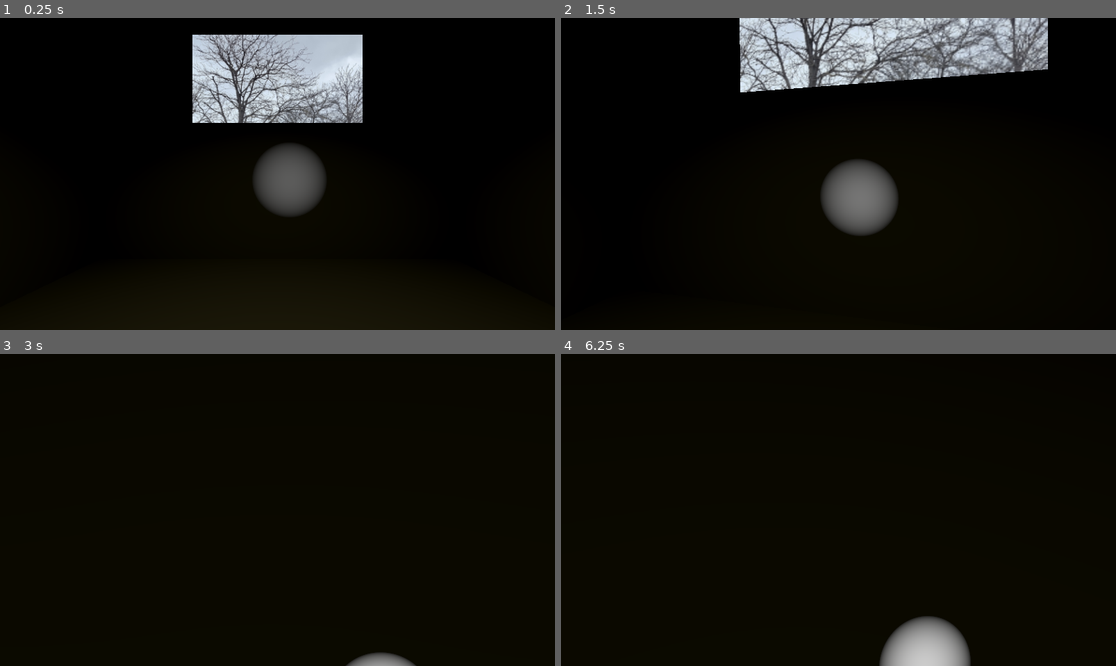
Above: before the commit, frames 1-4 (two rows, left to right).
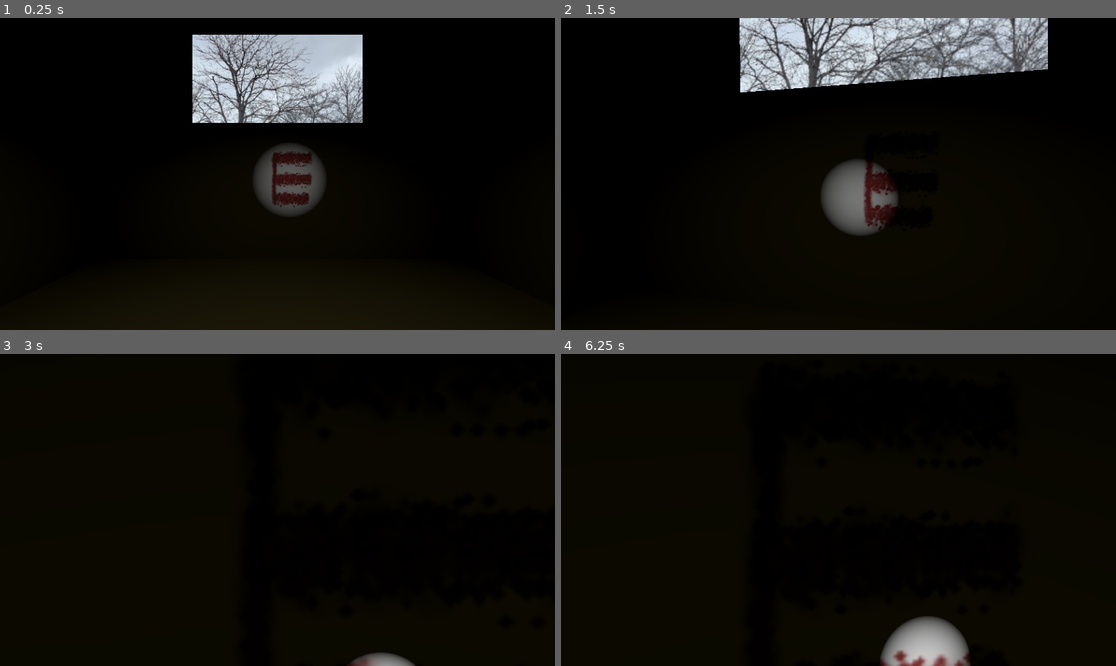
Above: after the commit, the same moments.

Repository: Nawreua/pizza-doggy-jam-4
Game: Godot game, scene res://levels/room213/room213.tscn
The game is run twice, just before and just after one commit, with the same random seed, the same clock (stepped at 60 frames per second) and the same inputs. Video files are missing from this copy of the repository; at most half a second of black plays in their place. Sound files missing from this copy of the repository are replaced by a short silence.
Inputs (mouse positions are in pixels of both pictures, inside the frame that each line leads up to):
- Up to frame 1 (0.25 s): no input
- Up to frame 2 (1.5 s): tap Enter at 0.5 s; move the mouse to (866, 174) at 0.52 s; hold E (action_light) 0.53-1.28 s; hold W (move_forward) from 0.53 s (still down); move the mouse to (810, 174) at 1.27 s; tap E (action_light) at 1.35 s
- Up to frame 3 (3 s): keep holding W (move_forward); move the mouse to (288, 503) at 2.02 s; hold E (action_light) 2.03-2.78 s; tap Space at 2.75 s; move the mouse to (271, 516) at 2.77 s; tap E (action_light) at 2.85 s
- Up to frame 4 (6.25 s): tap Enter at 3.5, 5 s; move the mouse to (877, 513) at 3.52 s; hold E (action_light) 3.53-4.28 s; tap Space at 4.25, 5.75 s; move the mouse to (794, 506) at 4.27 s; tap E (action_light) at 4.35, 5.85 s; move the mouse to (844, 510) at 5.02 s; hold E (action_light) 5.03-5.78 s; move the mouse to (816, 503) at 5.77 s; release W (move_forward) at 5.78 s; hold D (turn_right) from 5.78 s (still down)

The runs differ from the first frame. In frame 1, 0.8% of the frame differs, in the area x 48-57%, y 42-61%; in frame 2, 0.8%; in frame 3, less than 0.1%; in frame 4, 0.4%.

Commit message:
levels: add ingame tutorial for torchlight

Diff:
--- a/levels/room213/room213.tscn
+++ b/levels/room213/room213.tscn
@@ -8,6 +8,7 @@
 [ext_resource type="Script" uid="uid://ckiinf2oss6nx" path="res://scripts/level_transition.gd" id="4_4nxun"]
 [ext_resource type="VideoStream" uid="uid://cjc0if3ipn2il" path="res://assets/videos/door_opening_low_res.ogv" id="4_iyrh7"]
 [ext_resource type="AudioStream" uid="uid://b2rlqq73x5kio" path="res://assets/sounds/door.wav" id="8_lq7wg"]
+[ext_resource type="Texture2D" uid="uid://csftj1fvkoodd" path="res://assets/textures/e.png" id="9_nhtdp"]
 
 [sub_resource type="PlaneMesh" id="PlaneMesh_s7i53"]
 material = ExtResource("2_27s84")
@@ -153,5 +154,10 @@
 stream = ExtResource("8_lq7wg")
 volume_db = -20.0
 
+[node name="Sprite3D2" type="Sprite3D" parent="." unique_id=30019854]
+transform = Transform3D(0.5, 0, 0, 0, 0.5, 0, 0, 0, 0.5, 0.14104128, 0.90416133, -2.4998412)
+shaded = true
+texture = ExtResource("9_nhtdp")
+
 [connection signal="body_entered" from="door/Area3D" to="door/Area3D" method="_on_body_entered"]
 [connection signal="finished" from="door/Area3D/AspectRatioContainer/VideoStreamPlayer" to="door/Area3D" method="_on_video_stream_player_finished"]
Binary file added: assets/textures/e.png
Not shown, added: assets/textures/e.png.import
